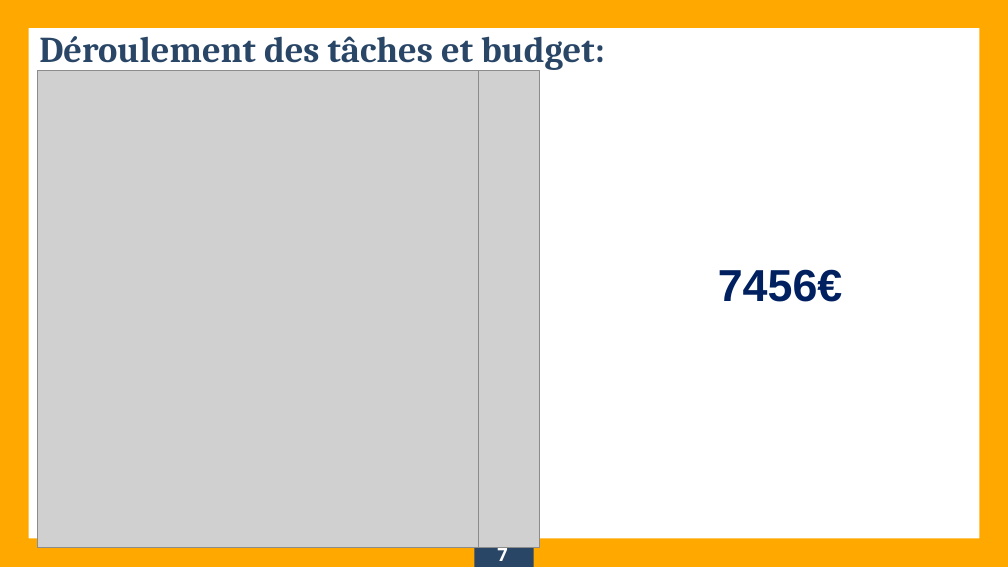
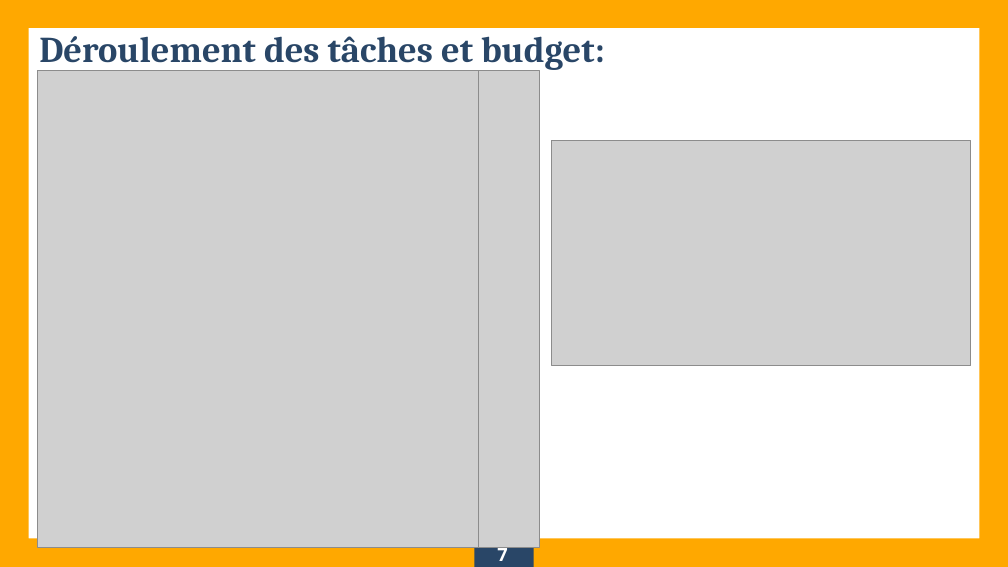
Before and after one commit to Letonade/Hitema-Bachelor-Projet-2018-2019, a slide deck: slide 7 of Slide-projet-annuel.pptx. Drawn at 1008x567 pixels with LibreOffice and Linux fonts; fonts in the diff are those of the drawing; grey boxes stand for pictures. Boxes give left, top, right and bottom in pixels: in the first picture for what was removed or moved away, otherwise in the second. Text is boxed around its words. In the diff, an @@ line names an element or a change of style, - is before the commit and + after.

```diff
--- a/Slide-projet-annuel.pptx
+++ b/Slide-projet-annuel.pptx
@@ picture added at (x1=552, y1=140, x2=972, y2=365) @@
@@ text removed at (x1=718, y1=269, x2=843, y2=302) @@
-7456€
```
Also in this commit, not shown: 2 other slides changed, 4 other files.
